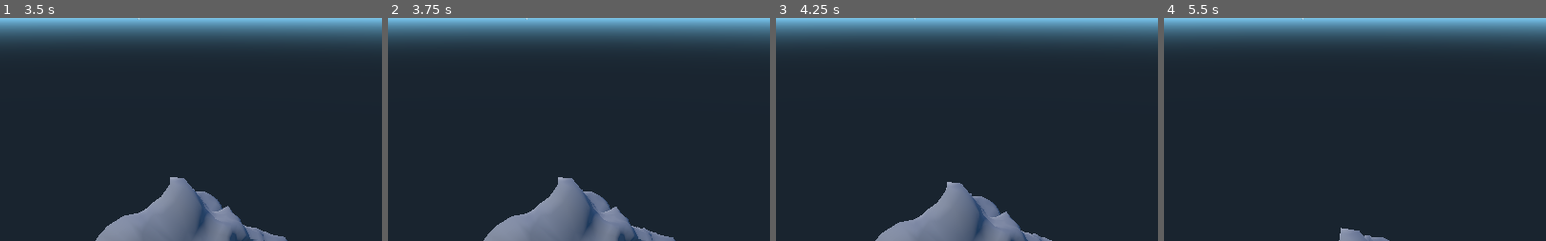
Above: before the commit, frames 1-4 (left to right).
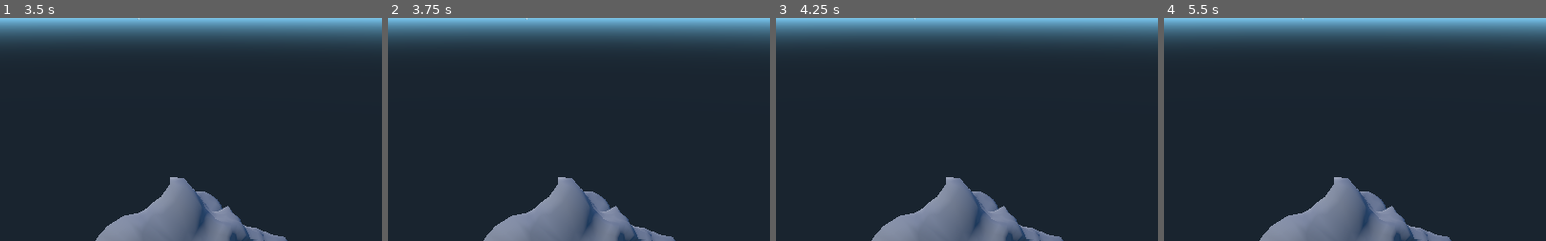
Above: after the commit, the same moments.

Repository: CosineGaming/nv-moba
Game: Godot game, scene res://lobby.tscn
Two runs of this game, one before a commit and one after it. Both use one fixed random seed, a clock stepped at 60 frames per second and the inputs below.
Inputs (mouse positions are % of the whole screen's width and height, from its top left):
- Up to frame 1 (3.5 s): click (9, 16) at 0.52 s; type "Alex" at 0.6 s; click "Client" at 1.25 s; click "Clienting!" at 2 s; click "Singleplayer" at 2.75 s
- Up to frame 2 (3.75 s): tap Enter at 3.5 s; move the mouse to (55, 50) at 3.52 s; hold , (move_forwards) from 3.53 s (still down); hold Space (jump) from 3.53 s (still down)
- Up to frame 3 (4.25 s): keep holding , (move_forwards); keep holding Space (jump)
- Up to frame 4 (5.5 s): keep holding , (move_forwards); move the mouse to (45, 50) at 4.27 s; release Space (jump) at 4.28 s; tap Space (jump) at 4.35, 4.52, 4.82 s; move the mouse to (52, 48) at 5.02 s; hold Space (jump) from 5.03 s (still down)
The pictures show only the part of the screen within x 30-80%, y 50-100%; the shares and areas given below are measured in that part.

Frame 1 is identical in both runs. In frame 2, 0.1% of the frame differs, in the area x 25-75%, y 71-100%; in frame 3, 1.6%; in frame 4, 6.8%, in the area x 25-76%, y 71-100%.

Commit message:
Change player to use KinematicBody
This gives greater flexibility and stops some of those especially
annoying bugs

Diff:
--- a/hero_0.gd
+++ b/hero_0.gd
@@ -1,28 +1,23 @@
 extends "res://player.gd"
 
-const wallride_speed = 2
+const wallride_speed = 0.5
+const wallride_speed_necessary = 15
 
-master func _integrate_forces(state):
-	._integrate_forces(state)
-	wallride(state)
+func control_player(delta):
+	wallride(delta)
+	.control_player(delta)
 
-func wallride(state):
-	var ray = get_node("Ray")
+func wallride(delta):
 	# If our feet aren't touching, but we are colliding, we are wall-riding
-	if !ray.is_colliding() and get_colliding_bodies():
-		print("riding")
+	if is_on_wall() and velocity.length() > wallride_speed_necessary:
 		var aim = get_node("Yaw").get_global_transform().basis
 		var direction = Vector3()
 		if Input.is_action_pressed("move_forwards"):
 			direction -= aim[2]
 		if Input.is_action_pressed("move_backwards"):
 			direction += aim[2]
-		#var n = -1 * (state.get_transform() * state.get_contact_local_normal(0))
-		#direction = n.slide(direction) * wallride_speed
-		direction *= 0.1
-		set_gravity_scale(-0.1)
-		apply_impulse(Vector3(), direction)
-		state.integrate_forces()
+		velocity += direction * wallride_speed
+		velocity.y = -gravity # So it's undone in super
 	else:
+		pass
 		# We need to return to falling (we aren't riding anymore)
-		set_gravity_scale(1)
--- a/hero_0.tscn
+++ b/hero_0.tscn
@@ -20,33 +20,19 @@
 rings = 8
 _sections_unfolded = [ "Resource" ]
 
-[node name="RigidBody" type="RigidBody" index="0"]
+[node name="RigidBody" type="KinematicBody"]
 
 input_ray_pickable = true
 input_capture_on_drag = false
 collision_layer = 1
 collision_mask = 1
-mode = 2
-mass = 1.0
-friction = 0.0
-bounce = 0.0
-gravity_scale = 1.0
-custom_integrator = true
-continuous_cd = true
-contacts_reported = 8
-contact_monitor = true
-sleeping = false
-can_sleep = false
 axis_lock_linear_x = false
 axis_lock_linear_y = false
 axis_lock_linear_z = false
 axis_lock_angular_x = false
 axis_lock_angular_y = false
 axis_lock_angular_z = false
-linear_velocity = Vector3( 0, 0, 0 )
-linear_damp = -1.0
-angular_velocity = Vector3( 0, 0, 0 )
-angular_damp = -1.0
+collision/safe_margin = 0.001
 script = ExtResource( 1 )
 _sections_unfolded = [ "Angular", "Collision", "Linear", "Transform", "Visibility" ]
 
@@ -87,7 +73,7 @@
 v_offset = 0.0
 doppler_tracking = 0
 projection = 0
-current = false
+current = true
 fov = 70.0
 size = 1.0
 near = 0.05
--- a/player.gd
+++ b/player.gd
@@ -2,28 +2,28 @@
 # This source code form is governed by the MIT license.
 # Original: https://raw.githubusercontent.com/Calinou/fps-test/master/scripts/player.gd
 
-extends RigidBody
+extends KinematicBody
 
 var view_sensitivity = 0.25
 var yaw = 0
 var pitch = 0
 
-const max_accel = 0.005
 const air_accel = 0.02
+
+var gravity = -1
+var tf = Basis()
+var velocity = Vector3()
 
 var timer = 0
 
 # Walking speed and jumping height are defined later.
-var walk_speed
-var jump_speed
+var walk_speed = 3
+var jump_speed = 15
 
 var health = 100
 var stamina = 10000
 var ray_length = 10
 
-slave var slave_transform = Basis()
-slave var slave_lin_v = Vector3()
-slave var slave_ang_v = Vector3()
 
 func _ready():
 	set_process_input(true)
@@ -60,21 +60,16 @@
 			quit()
 
 
-master func _integrate_forces(state):
-	control_player(state)
-	rpc_unreliable("set_status", get_transform(), get_linear_velocity(), get_angular_velocity())
+func _physics_process(delta):
+	if is_network_master():
+		control_player(delta)
+		rset_unreliable("tf", get_transform())
+		rset_unreliable("velocity", velocity)
+	else:
+		set_transform(tf)
+		move_and_slide(velocity)
 
-slave func set_status(tf, lv, av):
-	set_transform(tf)
-	set_linear_velocity(lv)
-	set_angular_velocity(av)
-
-func control_player(state):
-
-	# Default walk speed:
-	walk_speed = 5
-	# Default jump height:
-	jump_speed = 3
+func control_player(delta):
 
 	var aim = get_node("Yaw").get_global_transform().basis
 
@@ -92,52 +87,27 @@
 	direction = direction.normalized()
 	var ray = get_node("Ray")
 
-	#print("---")
+	var friction
 
-	if ray.is_colliding():
-		var up = state.get_total_gravity().normalized()
-		var normal = ray.get_collision_normal()
-		var floor_velocity = Vector3()
-		var object = ray.get_collider()
+	if is_on_floor():
 
-		if object is RigidBody or object is StaticBody:
-			var point = ray.get_collision_point() - object.get_translation()
-			var floor_angular_vel = Vector3()
-			if object is RigidBody:
-				floor_velocity = object.get_linear_velocity()
-				floor_angular_vel = object.get_angular_velocity()
-			elif object is StaticBody:
-				floor_velocity = object.get_constant_linear_velocity()
-				floor_angular_vel = object.get_constant_angular_velocity()
-			# Surely there should be a function to convert Euler angles to a 3x3 matrix
-			var tf = Basis(Vector3(1, 0, 0), floor_angular_vel.x)
-			tf = tf.rotated(Vector3(0, 1, 0), floor_angular_vel.y)
-			tf = tf.rotated(Vector3(0, 0, 1), floor_angular_vel.z)
-			floor_velocity += tf.xform_inv(point) - point
-			yaw = fmod(yaw + rad2deg(floor_angular_vel.y) * state.get_step(), 360)
-			get_node("Yaw").set_rotation(Vector3(0, deg2rad(yaw), 0))
-			print("isRB||isSB")
-
-		var diff = floor_velocity + direction * walk_speed - state.get_linear_velocity()
-		var vertdiff = aim[1] * diff.dot(aim[1])
-		print("VD: " + str(vertdiff))
-		diff -= vertdiff
-		diff = diff.normalized() * clamp(diff.length(), 0, max_accel / state.get_step())
-		diff += vertdiff
-
-		print("D: " + str(diff))
-		apply_impulse(Vector3(), diff * get_mass())
+		friction = 1 - 0.16
+		velocity.x *= friction
+		velocity.z *= friction
+		velocity.y = 0
+		velocity += direction * walk_speed
 
 		if Input.is_action_pressed("jump"):
-			apply_impulse(Vector3(), normal * jump_speed * get_mass())
+			velocity.y += jump_speed
 
 	else:
-		apply_impulse(Vector3(), direction * air_accel * get_mass())
+		friction = 1 - 0.01
+		velocity.x *= friction
+		velocity.z *= friction
+		velocity.y += gravity
+		velocity += direction * air_accel
 
-	print(get_translation())
-	print(state.get_linear_velocity())
-
-	state.integrate_forces()
+	move_and_slide(velocity, Vector3(0, 1, 0))
 
 func _exit_scene():
 	Input.set_mouse_mode(Input.MOUSE_MODE_VISIBLE)
--- a/player.tscn
+++ b/player.tscn
@@ -20,33 +20,19 @@
 rings = 8
 _sections_unfolded = [ "Resource" ]
 
-[node name="RigidBody" type="RigidBody" index="0"]
+[node name="RigidBody" type="KinematicBody"]
 
 input_ray_pickable = true
 input_capture_on_drag = false
 collision_layer = 1
 collision_mask = 1
-mode = 2
-mass = 1.0
-friction = 0.0
-bounce = 0.0
-gravity_scale = 1.0
-custom_integrator = true
-continuous_cd = true
-contacts_reported = 8
-contact_monitor = true
-sleeping = false
-can_sleep = false
 axis_lock_linear_x = false
 axis_lock_linear_y = false
 axis_lock_linear_z = false
 axis_lock_angular_x = false
 axis_lock_angular_y = false
 axis_lock_angular_z = false
-linear_velocity = Vector3( 0, 0, 0 )
-linear_damp = -1.0
-angular_velocity = Vector3( 0, 0, 0 )
-angular_damp = -1.0
+collision/safe_margin = 0.001
 script = ExtResource( 1 )
 _sections_unfolded = [ "Angular", "Collision", "Linear", "Transform", "Visibility" ]
 
@@ -87,7 +73,7 @@
 v_offset = 0.0
 doppler_tracking = 0
 projection = 0
-current = false
+current = true
 fov = 70.0
 size = 1.0
 near = 0.05
